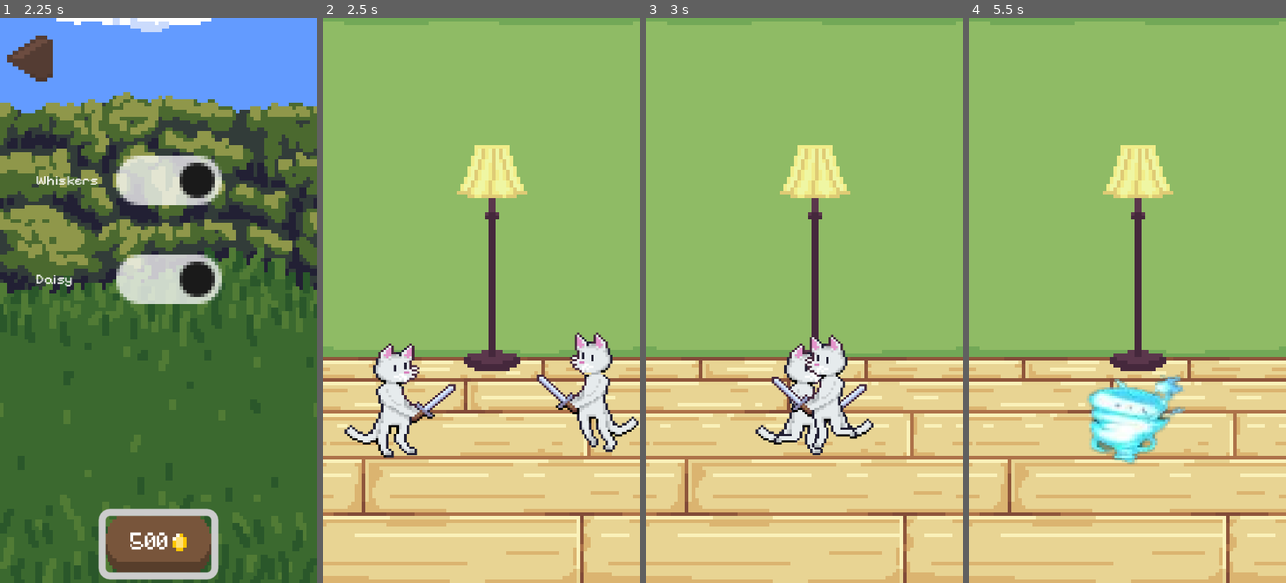
Above: before the commit, frames 1-4 (left to right).
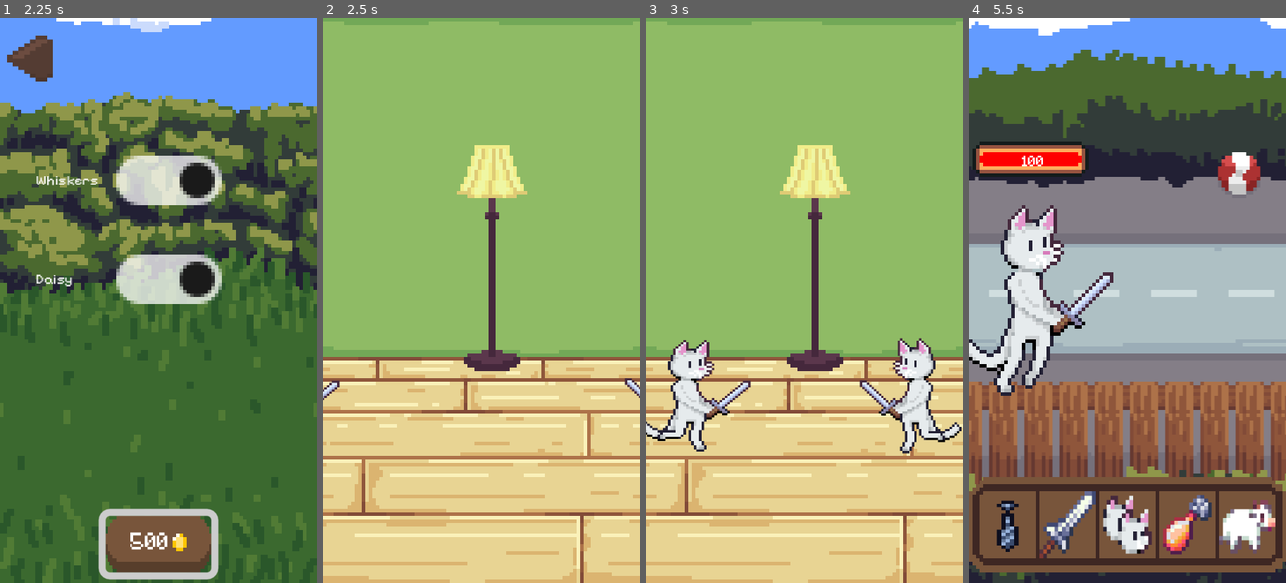
Above: after the commit, the same moments.

Repository: Maksim3l/PixelCats-Go
Game: Godot game, scene res://screens/choose_cat.tscn
Same seed, same stepped clock (60 frames per second), same inputs: the game is played once before the commit and once after it. This scene is started directly instead of the project's main scene. Sound files missing from this copy of the repository are replaced by a short silence.
Inputs:
- Up to frame 1 (2.25 s): click "Whiskers" at 0.5 s; click "Daisy" at 1.25 s; click "500" at 2 s
- Up to frame 2 (2.5 s): no input
- Up to frame 3 (3 s): hold Right (move_right) from 2.78 s (still down); hold T (switch_cat) from 2.78 s (still down)
- Up to frame 4 (5.5 s): release Right (move_right) at 3.53 s; release T (switch_cat) at 3.53 s; hold Left (move_left) 3.53-4.28 s; tap T (switch_cat) at 3.6, 5.1 s; hold T (switch_cat) 4.28-5.03 s; hold Right (move_right) from 4.28 s (still down)

Frame 1 is identical in both runs. In frame 2, 5.1% of the frame differs, in the area x 0-100%, y 55-78%; in frame 3, 8.3%; in frame 4, 100%, in the area x 0-100%, y 0-100%.

Commit message:
Changed the tornado sprite to the new cloud one, fixed a bit of the positioning when merging cats

Diff:
--- a/data/CatManager.tres
+++ b/data/CatManager.tres
@@ -9,9 +9,9 @@
 cat_sprite = "res://characters/main/main.png"
 max_health = 265
 current_health = 265
-attack = 151
+attack = 11866
 temp_attack = 0
-defense = 88
+defense = 6868
 temp_defense = 0
 experience = 0
 level = 1
@@ -26,9 +26,9 @@
 cat_sprite = "res://characters/main/main.png"
 max_health = 100
 current_health = 100
-attack = 124
+attack = 9630
 temp_attack = 0
-defense = 62
+defense = 4770
 temp_defense = 0
 experience = 0
 level = 1
--- a/data/GlobalDataSave.tres
+++ b/data/GlobalDataSave.tres
@@ -5,7 +5,7 @@
 [resource]
 script = ExtResource("1_rit5f")
 coming_from_last = &"Battle Arena"
-gold = -210
+gold = -1410
 treat = 3
 unlocked_pets = {
 "bunny_count": 2,
--- a/screens/merge.tscn
+++ b/screens/merge.tscn
@@ -1,12 +1,13 @@
-[gd_scene load_steps=26 format=3 uid="uid://cs1w6gtab7fke"]
+[gd_scene load_steps=30 format=3 uid="uid://cs1w6gtab7fke"]
 
 [ext_resource type="Texture2D" uid="uid://dfdocskieec21" path="res://characters/main/main.png" id="1_h67da"]
 [ext_resource type="Script" uid="uid://cvr5k3sm1kvbl" path="res://scripts/merge.gd" id="1_ligvh"]
 [ext_resource type="Script" uid="uid://b8xtwv1kvm0sx" path="res://scripts/cat1.gd" id="1_x63sp"]
 [ext_resource type="Script" uid="uid://caedn7un4pwib" path="res://scripts/cat2.gd" id="3_a37g2"]
 [ext_resource type="Texture2D" uid="uid://fnmos25kty2p" path="res://characters/main/walk.png" id="4_831jr"]
-[ext_resource type="Texture2D" uid="uid://c2agtwqo6he8a" path="res://enviroment/tornado.png" id="5_28eh2"]
+[ext_resource type="Texture2D" uid="uid://yxihy57a0ltg" path="res://assets/sprites/merge_animation_64.png" id="6_831jr"]
 [ext_resource type="Texture2D" uid="uid://codtlel5qpemv" path="res://enviroment/house/2_bedroom/bedroom_lantern.png" id="6_unr61"]
+[ext_resource type="AudioStream" uid="uid://utmunv0rfiij" path="res://assets/soundFX/merge.mp3" id="8_vp8mc"]
 
 [sub_resource type="AtlasTexture" id="AtlasTexture_qf26e"]
 atlas = ExtResource("4_831jr")
@@ -98,59 +99,80 @@
 radius = 5.0
 height = 18.0
 
-[sub_resource type="AtlasTexture" id="AtlasTexture_2uumv"]
-atlas = ExtResource("5_28eh2")
-region = Rect2(0, 0, 63, 79)
-
-[sub_resource type="AtlasTexture" id="AtlasTexture_iy3xl"]
-atlas = ExtResource("5_28eh2")
-region = Rect2(378, 0, 63, 79)
-
-[sub_resource type="AtlasTexture" id="AtlasTexture_qs1d7"]
-atlas = ExtResource("5_28eh2")
-region = Rect2(0, 79, 63, 79)
-
-[sub_resource type="AtlasTexture" id="AtlasTexture_4itin"]
-atlas = ExtResource("5_28eh2")
-region = Rect2(504, 79, 63, 79)
-
-[sub_resource type="AtlasTexture" id="AtlasTexture_wnlqq"]
-atlas = ExtResource("5_28eh2")
-region = Rect2(567, 158, 63, 79)
-
-[sub_resource type="AtlasTexture" id="AtlasTexture_r3cuv"]
-atlas = ExtResource("5_28eh2")
-region = Rect2(0, 158, 63, 79)
-
-[sub_resource type="AtlasTexture" id="AtlasTexture_4s8pv"]
-atlas = ExtResource("5_28eh2")
-region = Rect2(63, 158, 63, 79)
+[sub_resource type="AtlasTexture" id="AtlasTexture_vp8mc"]
+atlas = ExtResource("6_831jr")
+region = Rect2(0, 0, 64, 64)
+
+[sub_resource type="AtlasTexture" id="AtlasTexture_w8dmd"]
+atlas = ExtResource("6_831jr")
+region = Rect2(64, 0, 64, 64)
+
+[sub_resource type="AtlasTexture" id="AtlasTexture_dtr2o"]
+atlas = ExtResource("6_831jr")
+region = Rect2(128, 0, 64, 64)
+
+[sub_resource type="AtlasTexture" id="AtlasTexture_2y7mf"]
+atlas = ExtResource("6_831jr")
+region = Rect2(192, 0, 64, 64)
+
+[sub_resource type="AtlasTexture" id="AtlasTexture_xkj75"]
+atlas = ExtResource("6_831jr")
+region = Rect2(256, 0, 64, 64)
+
+[sub_resource type="AtlasTexture" id="AtlasTexture_cwmq4"]
+atlas = ExtResource("6_831jr")
+region = Rect2(320, 0, 64, 64)
+
+[sub_resource type="AtlasTexture" id="AtlasTexture_x88vu"]
+atlas = ExtResource("6_831jr")
+region = Rect2(384, 0, 64, 64)
+
+[sub_resource type="AtlasTexture" id="AtlasTexture_p11ew"]
+atlas = ExtResource("6_831jr")
+region = Rect2(448, 0, 64, 64)
+
+[sub_resource type="AtlasTexture" id="AtlasTexture_bitrv"]
+atlas = ExtResource("6_831jr")
+region = Rect2(512, 0, 64, 64)
+
+[sub_resource type="AtlasTexture" id="AtlasTexture_gi4h3"]
+atlas = ExtResource("6_831jr")
+region = Rect2(576, 0, 64, 64)
 
 [sub_resource type="SpriteFrames" id="SpriteFrames_unr61"]
 animations = [{
 "frames": [{
 "duration": 1.0,
-"texture": SubResource("AtlasTexture_2uumv")
-}, {
-"duration": 1.0,
-"texture": SubResource("AtlasTexture_iy3xl")
-}, {
-"duration": 1.0,
-"texture": SubResource("AtlasTexture_qs1d7")
-}, {
-"duration": 1.0,
-"texture": SubResource("AtlasTexture_4itin")
-}, {
-"duration": 1.0,
-"texture": SubResource("AtlasTexture_wnlqq")
-}, {
-"duration": 1.0,
-"texture": SubResource("AtlasTexture_r3cuv")
-}, {
-"duration": 1.0,
-"texture": SubResource("AtlasTexture_4s8pv")
+"texture": SubResource("AtlasTexture_vp8mc")
+}, {
+"duration": 1.0,
+"texture": SubResource("AtlasTexture_w8dmd")
+}, {
+"duration": 1.0,
+"texture": SubResource("AtlasTexture_dtr2o")
+}, {
+"duration": 1.0,
+"texture": SubResource("AtlasTexture_2y7mf")
+}, {
+"duration": 1.0,
+"texture": SubResource("AtlasTexture_xkj75")
+}, {
+"duration": 1.0,
+"texture": SubResource("AtlasTexture_cwmq4")
+}, {
+"duration": 1.0,
+"texture": SubResource("AtlasTexture_x88vu")
+}, {
+"duration": 1.0,
+"texture": SubResource("AtlasTexture_p11ew")
+}, {
+"duration": 1.0,
+"texture": SubResource("AtlasTexture_bitrv")
+}, {
+"duration": 1.0,
+"texture": SubResource("AtlasTexture_gi4h3")
 }],
-"loop": true,
+"loop": false,
 "name": &"default",
 "speed": 10.0
 }]
@@ -165,21 +187,21 @@
 script = ExtResource("1_x63sp")
 
 [node name="AnimatedSprite2D" type="AnimatedSprite2D" parent="CharacterBody2D"]
-position = Vector2(-30, 4)
+position = Vector2(-63, 3)
 scale = Vector2(0.734375, 0.609375)
 sprite_frames = SubResource("SpriteFrames_x63sp")
 autoplay = "default"
 frame_progress = 0.101442
 
 [node name="CollisionShape2D" type="CollisionShape2D" parent="CharacterBody2D"]
-position = Vector2(-33, 3)
+position = Vector2(-63, 3)
 shape = SubResource("CapsuleShape2D_a37g2")
 
 [node name="CharacterBody2D2" type="CharacterBody2D" parent="."]
 script = ExtResource("3_a37g2")
 
 [node name="AnimatedSprite2D" type="AnimatedSprite2D" parent="CharacterBody2D2"]
-position = Vector2(37, 26)
+position = Vector2(62, 27)
 scale = Vector2(0.671875, 0.625)
 sprite_frames = SubResource("SpriteFrames_ligvh")
 autoplay = "default"
@@ -187,13 +209,13 @@
 flip_h = true
 
 [node name="CollisionShape2D" type="CollisionShape2D" parent="CharacterBody2D2"]
-position = Vector2(41, 26)
+position = Vector2(62, 26)
 shape = SubResource("CapsuleShape2D_28eh2")
 
 [node name="tornado" type="CharacterBody2D" parent="."]
 
 [node name="AnimatedSprite2D" type="AnimatedSprite2D" parent="tornado"]
-position = Vector2(6, 34)
+position = Vector2(0.211975, 24.1306)
 scale = Vector2(0.719048, 0.60443)
 sprite_frames = SubResource("SpriteFrames_unr61")
 autoplay = "default"
@@ -207,3 +229,7 @@
 
 [node name="Sprite2D" type="Sprite2D" parent="ParallaxBackground/ParallaxLayer"]
 texture = ExtResource("6_unr61")
+
+[node name="unlock" type="AudioStreamPlayer" parent="."]
+stream = ExtResource("8_vp8mc")
+pitch_scale = 1.77
--- a/scripts/merge.gd
+++ b/scripts/merge.gd
@@ -4,6 +4,8 @@
 @onready var cat2: CharacterBody2D = $CharacterBody2D2
 @onready var tornado: CharacterBody2D = $tornado
 @onready var timer: Timer = $Timer
+@onready var unlock = $unlock
+@onready var tornado_animated_sprite: AnimatedSprite2D
 
 var selected_cats = []
 var cat1_data
@@ -21,6 +23,17 @@
 	boost_stats()
 
 	tornado.hide()
+	if tornado.has_node("AnimatedSprite2D"):
+		var found_sprite = tornado.get_node("AnimatedSprite2D")
+		if found_sprite is AnimatedSprite2D:
+			tornado_animated_sprite = found_sprite
+		else:
+			printerr("Node 'AnimatedSprite2D' inside tornado is not of type AnimatedSprite2D!")
+	else:
+		printerr("Tornado node does not have a child named 'AnimatedSprite2D'!")
+	if not tornado_animated_sprite:
+		printerr("Failed to get tornado_animated_sprite in _ready(). Animation might not play.")
+
 	cat1.connect("collision_detected", Callable(self, "_on_cat_collision"))
 	if not timer.timeout.is_connected(_on_tornado_timeout):
 		timer.timeout.connect(_on_tornado_timeout)
@@ -54,15 +67,22 @@
 	cat2.queue_free()
 
 	tornado.show()
+	if tornado_animated_sprite:
+		tornado_animated_sprite.frame = 0
+		tornado_animated_sprite.play("default")
+	else:
+		printerr("Cannot play tornado animation: tornado_animated_sprite is not set!")
 
-	timer.wait_time = 4.0
+	timer.wait_time = 0.6
 	timer.one_shot = true
 	timer.start()
 
 func _on_tornado_timeout():
 	print("Tornado will be hidden")
+	unlock.play()
 	tornado.hide()
 	cat1.visible = true
+
 	await get_tree().create_timer(1.2).timeout
 
 	if GlobalDataHandler.global_data.coming_from_last == "Battle Arena":
Not shown, added: assets/soundFX/merge.mp3.import
Binary file added: assets/sprites/merge_animation_64.png
Not shown, added: assets/sprites/merge_animation_64.png.import
Not shown, added: assets/soundFX/merge.mp3
